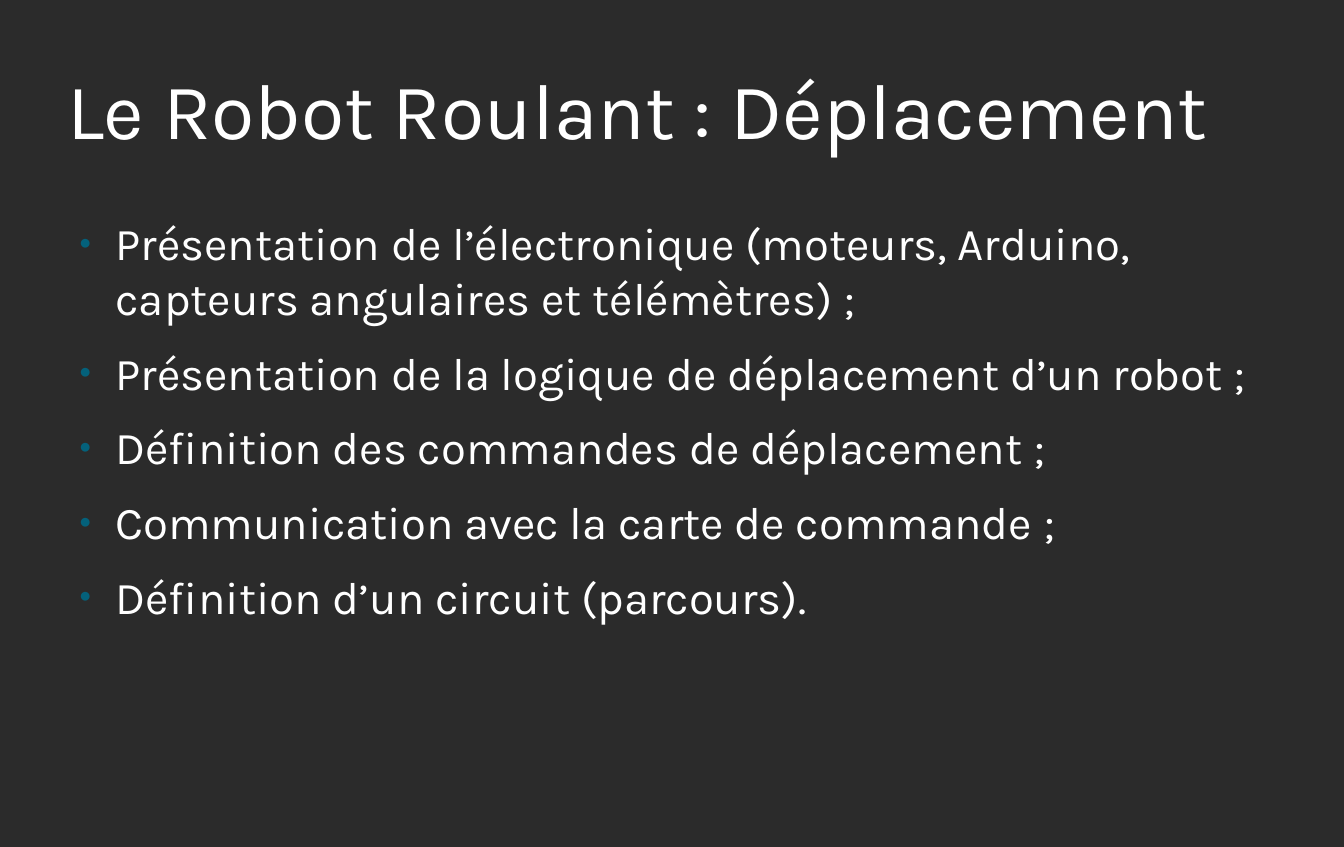
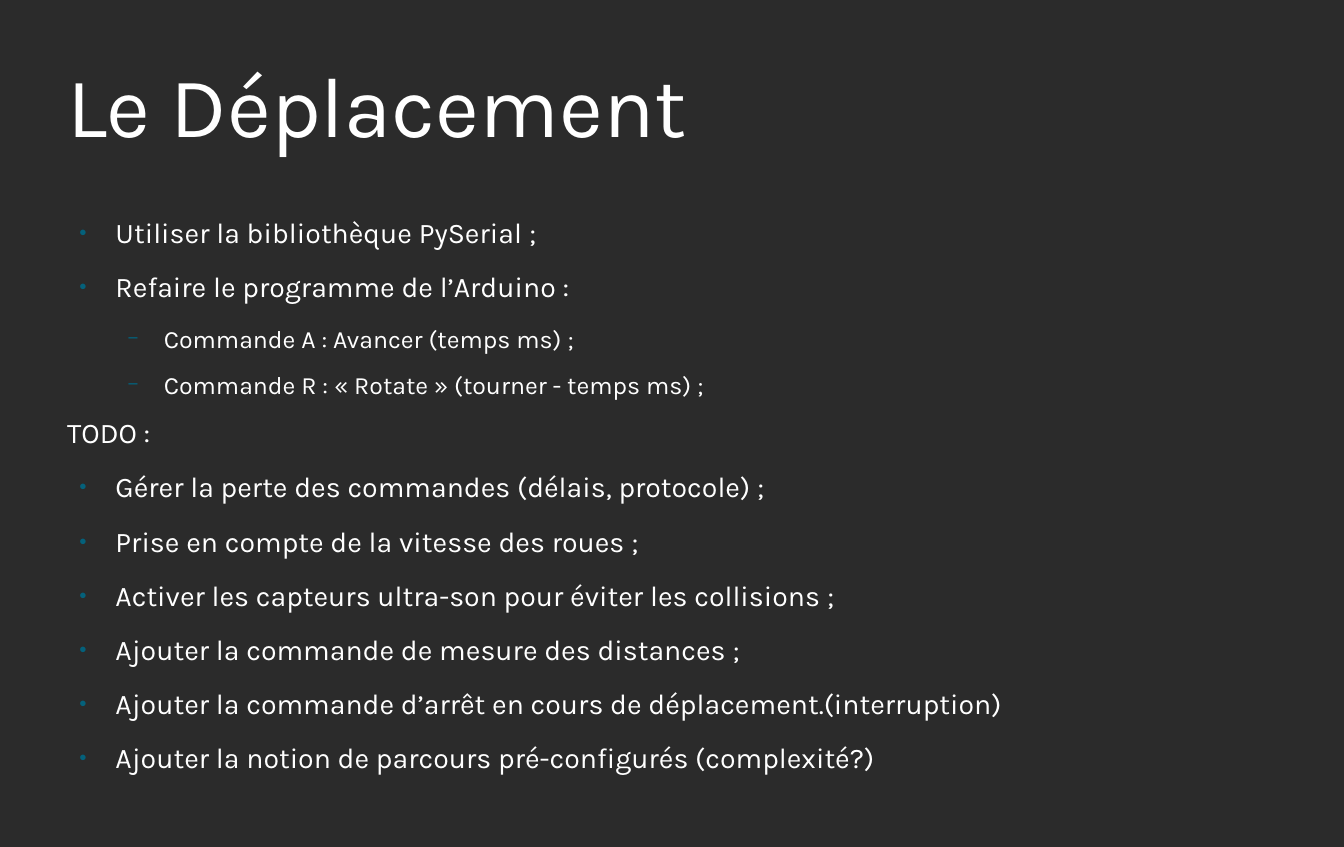
Before and after one commit to Marcussacapuces91/robot-roulant, a slide deck: slide 7 of documentation/Atelier Robot Roulant - Synthèse.odp (slide 5 before the commit). Drawn at 1344x847 pixels with LibreOffice and Linux fonts; fonts in the diff are those of the drawing; background and template pictures are left out; a plain dark background stands for a picture behind light text. Boxes give left, top, right and bottom in pixels: in the first picture for what was removed or moved away, otherwise in the second. Text is boxed around its words. In the diff, an @@ line names an element or a change of style, - is before the commit and + after.

```diff
--- a/documentation/Atelier Robot Roulant - Synthèse.odp
+++ b/documentation/Atelier Robot Roulant - Synthèse.odp
@@ title at bbox=[67, 71, 687, 157]: text changed; size 55.5 to 60 pt @@
-Le Robot Roulant : Déplacement
+Le Déplacement
@@ text at bbox=[67, 221, 1001, 775]: text changed; size 32 to 20 pt @@
-● Présentation de l’électronique (moteurs, Arduino, capteurs angulaires et télémètres) ;
-● Présentation de la logique de déplacement d’un robot ;
-● Définition des commandes de déplacement ;
-● Communication avec la carte de commande ;
-● Définition d’un circuit (parcours).
+● Utiliser la bibliothèque PySerial ;
+● Refaire le programme de l’Arduino :
+  − Commande A : Avancer (temps ms) ;
+  − Commande R : « Rotate » (tourner - temps ms) ;
+TODO :
+● Gérer la perte des commandes (délais, protocole) ;
+● Prise en compte de la vitesse des roues ;
+● Activer les capteurs ultra-son pour éviter les collisions ;
+● Ajouter la commande de mesure des distances ;
+● Ajouter la commande d’arrêt en cours de déplacement.(interruption)
+● Ajouter la notion de parcours pré-configurés (complexité?)
```
Also in this commit, not shown: 1 other slide changed, 3 slides added, 2 slides removed, 1 other file.
